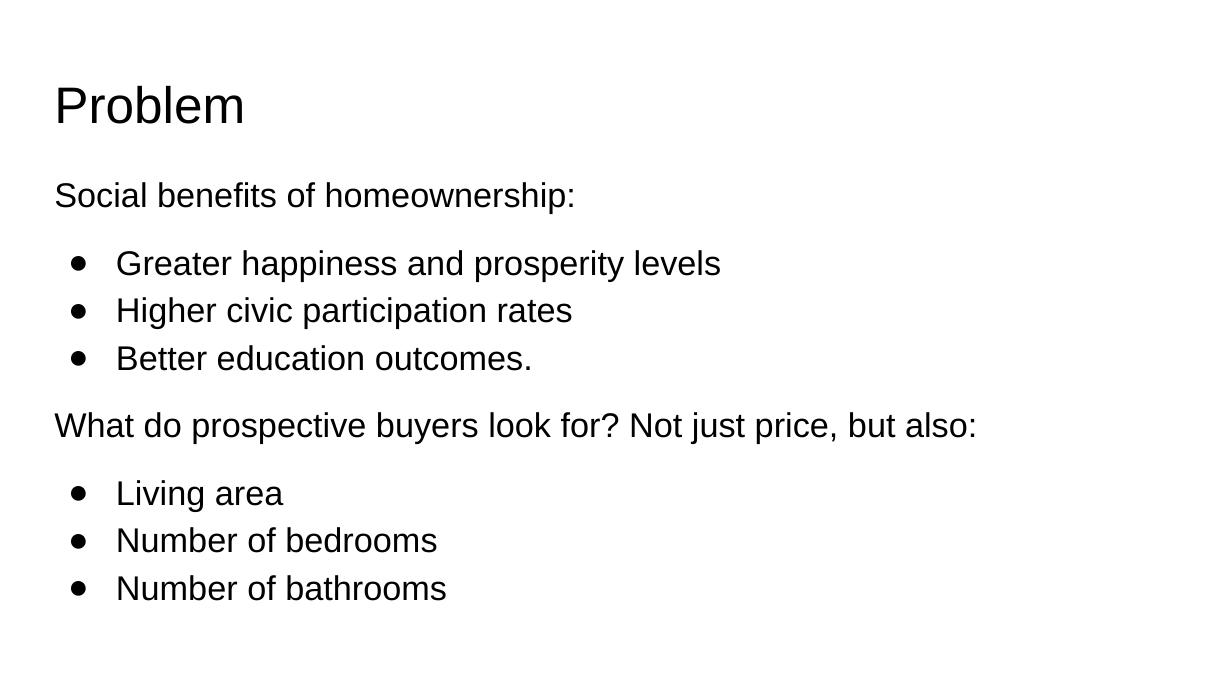
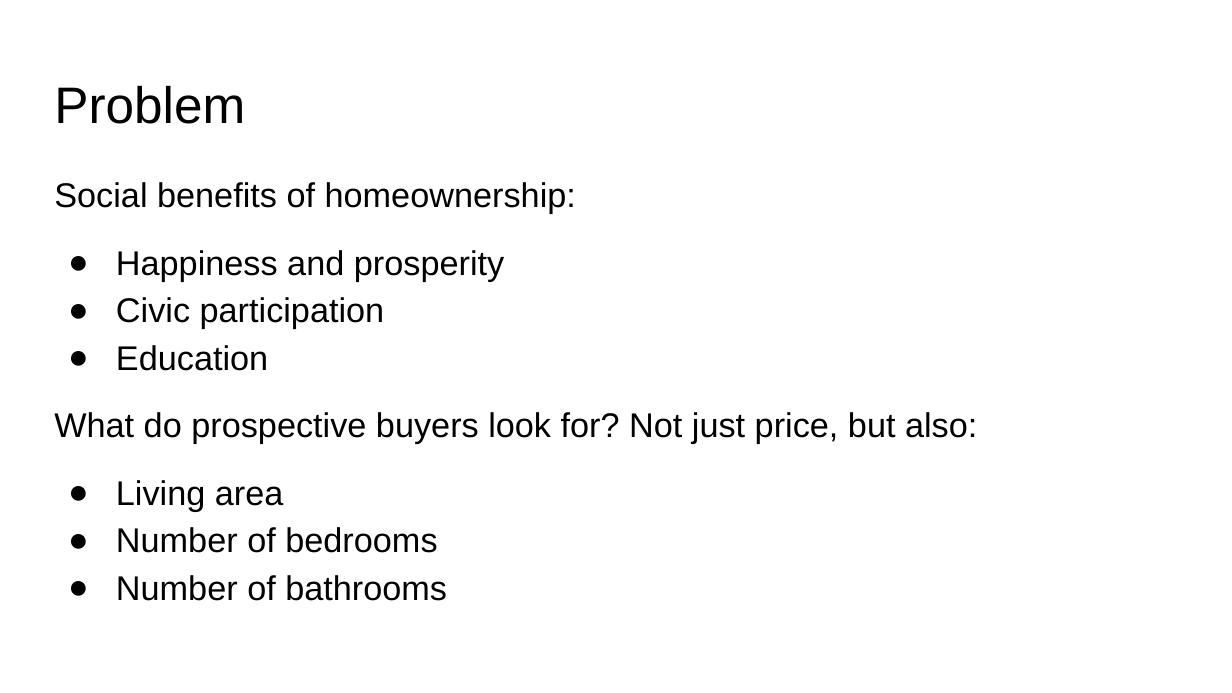
Before and after one commit to smaxwell953/Springboard_DSC_Career_Track, a slide deck: slide 2 of Capstone 2/Capstone Presentation.pptx. Drawn at 1232x693 pixels with LibreOffice and Linux fonts; fonts in the diff are those of the drawing. Boxes give left, top, right and bottom in pixels: in the first picture for what was removed or moved away, otherwise in the second. Text is boxed around its words. In the diff, an @@ line names an element or a change of style, - is before the commit and + after.

```diff
--- a/Capstone 2/Capstone Presentation.pptx
+++ b/Capstone 2/Capstone Presentation.pptx
@@ text at [116,250,504,371]: text changed @@
-● Greater happiness and prosperity levels
-● Higher civic participation rates
-● Better education outcomes.
+● Happiness and prosperity
+● Civic participation
+● Education
```
Also in this commit, not shown: 3 other slides changed, 1 slide added, 1 other file.
